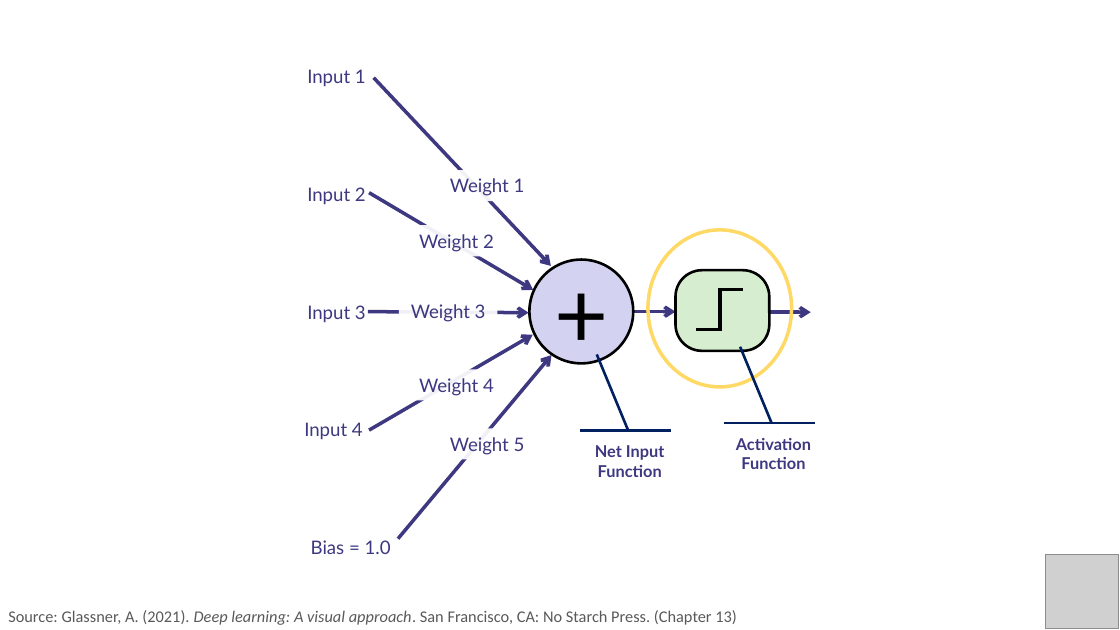
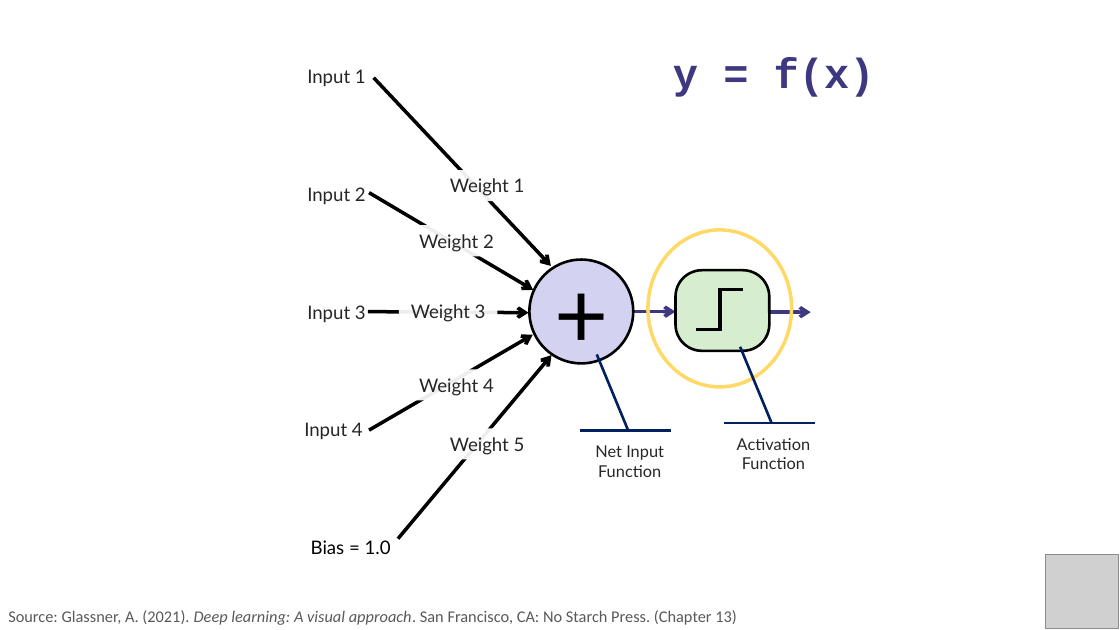
Before and after one commit to PracticumAI/deep_learning, a slide deck: slide 2 of presentations/02.2_activation_functions.pptx. Drawn at 1120x630 pixels with LibreOffice and Linux fonts; fonts in the diff are those of the drawing; grey boxes stand for pictures. Boxes give left, top, right and bottom in pixels: in the first picture for what was removed or moved away, otherwise in the second. Text is boxed around its words. In the diff, an @@ line names an element or a change of style, - is before the commit and + after.

```diff
--- a/presentations/02.2_activation_functions.pptx
+++ b/presentations/02.2_activation_functions.pptx
@@ text added at [673,58,875,97], 36 pt, text #3D3880, bold @@
+y = f(x)
@@ arrow (374, 77) - (551, 266): stroke #3D3880 3 pt to #000000 3 pt @@
@@ text colour #3D3880 to #262626 in 9 elements at [307,69,366,87], [307,187,366,205], [307,305,366,323], [304,422,363,440], [450,437,525,455], [419,378,494,396], [411,304,486,322], [419,234,494,252], [450,178,525,196] @@
@@ arrow (369, 192) - (534, 290): stroke #3D3880 3 pt to #000000 3 pt @@
@@ arrow (368, 312) - (528, 313): stroke #3D3880 3 pt to #000000 3 pt @@
@@ arrow (369, 430) - (533, 335): stroke #3D3880 3 pt to #000000 3 pt @@
@@ arrow (398, 539) - (552, 355): stroke #3D3880 3 pt to #000000 3 pt @@
@@ text "Net Input" at [595,445,664,477]: text colour #3D3880 to #262626, bold off @@
@@ text "Activation" at [737,438,811,469]: text colour #3D3880 to #262626, bold off @@
@@ text "Bias = 1.0" at [311,540,391,554]: text colour #3D3880 to #000000 @@
```
Also in this commit, not shown: 1 other slide changed, 3 other files.
